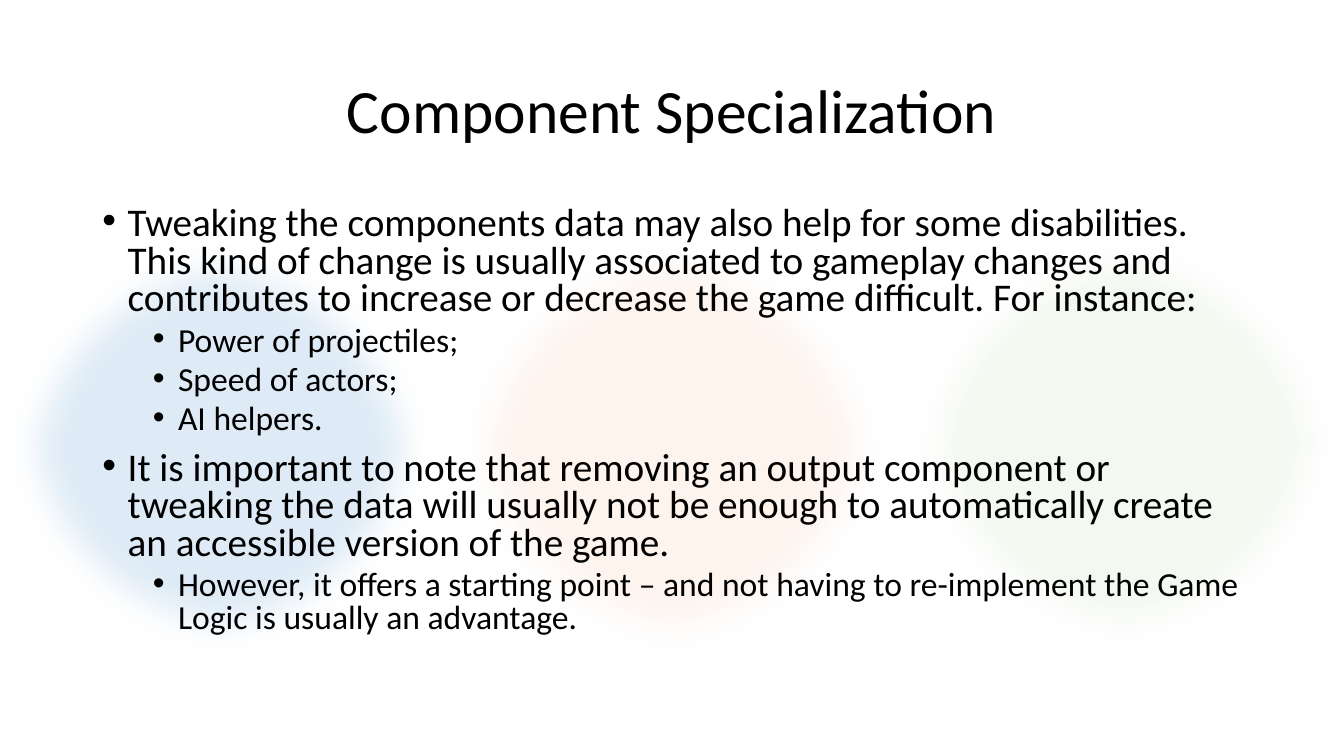
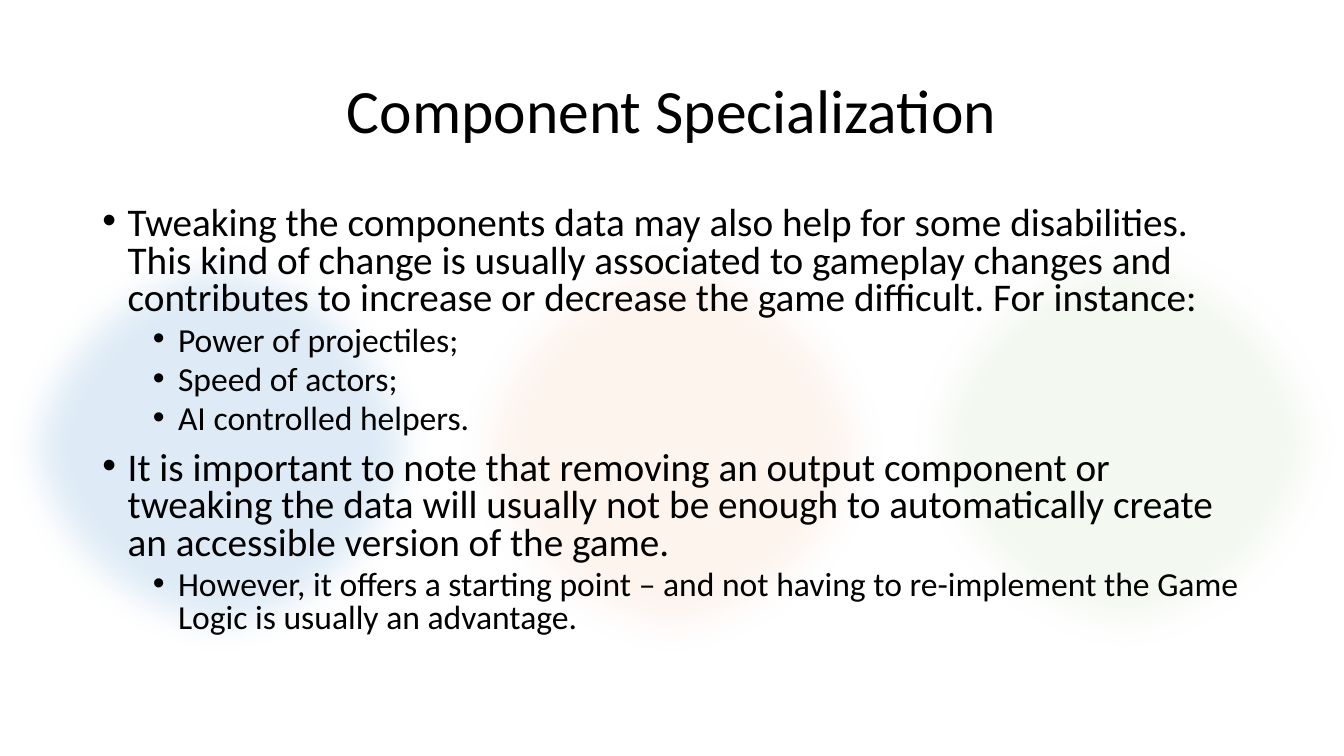
Before and after one commit to francogarcia/uge, a slide deck: slide 38 of doc/UGE in a Nutshell.pptx. Drawn at 1344x756 pixels with LibreOffice and Linux fonts; fonts in the diff are those of the drawing. Boxes give left, top, right and bottom in pixels: in the first picture for what was removed or moved away, otherwise in the second. Text is boxed around its words. In the diff, an @@ line names an element or a change of style, - is before the commit and + after.

```diff
--- a/doc/UGE in a Nutshell.pptx
+++ b/doc/UGE in a Nutshell.pptx
@@ text at <box>178,406,469,436</box>: text changed @@
-  • AI helpers.
+  • AI controlled helpers.
```
Also in this commit, not shown: 21 other slides changed.
